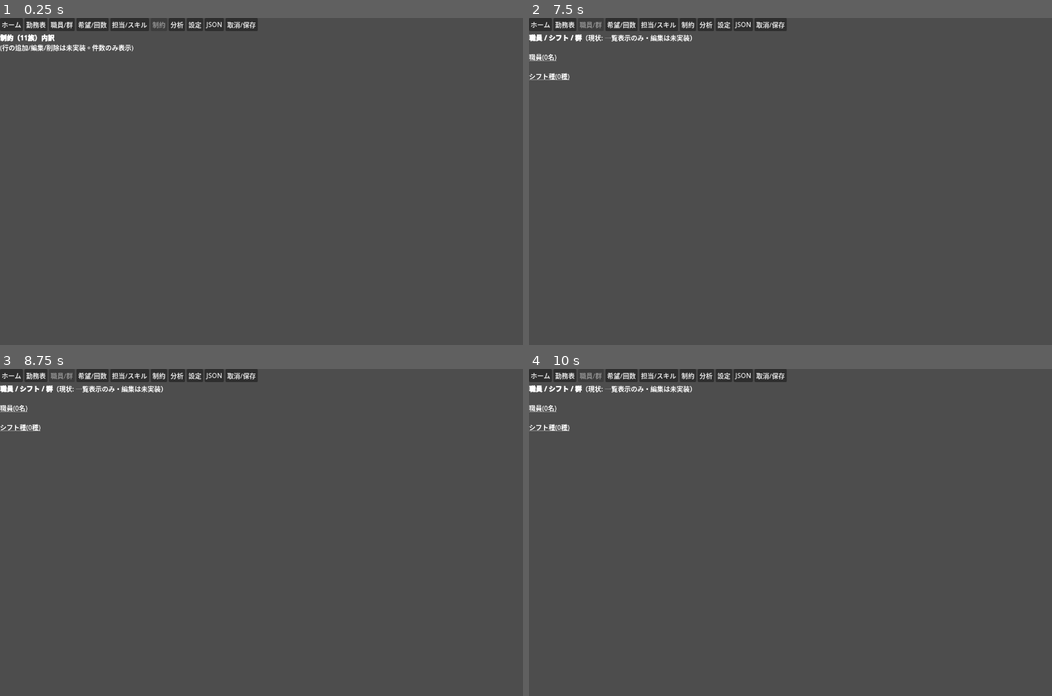
Above: before the commit, frames 1-4 (two rows, left to right).
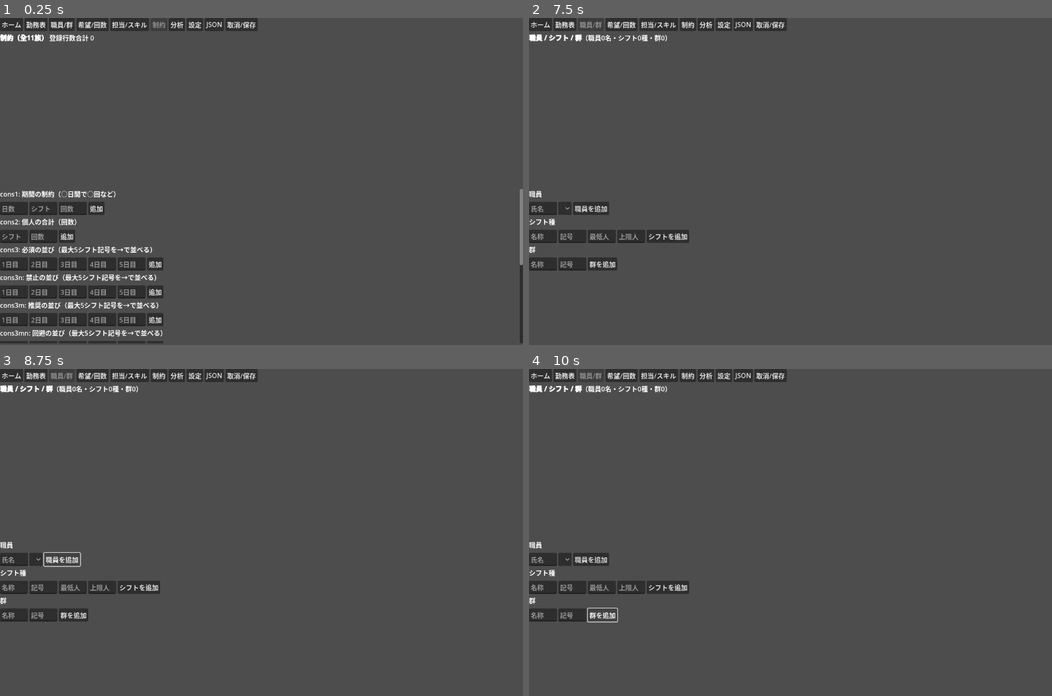
Above: after the commit, the same moments.

Repository: ichirocc/MAGI-Godot
Game: Godot game, scene res://scenes/Constraints.tscn
The game is run twice, just before and just after one commit, with the same random seed, the same clock (stepped at 60 frames per second) and the same inputs. This scene is started directly instead of the project's main scene.
Inputs (mouse positions are in pixels of both pictures, inside the frame that each line leads up to):
- Up to frame 1 (0.25 s): no input
- Up to frame 2 (7.5 s): click (623, 207) at 0.5 s, where only the run after the commit has a clickable "追加"; click (596, 237) at 1.25 s, where only the run after the commit has a clickable "追加"; click (685, 263) at 2 s, where only the run after the commit has a clickable "追加"; click (685, 292) at 2.75 s, where only the run after the commit has a clickable "追加"; click (685, 318) at 3.5 s, where only the run after the commit has a clickable "追加"; click "ホーム" at 4.25 s; click "保存" at 5 s; click "勤務表" at 5.75 s; click "ホーム" at 6.5 s; click "職員/群" at 7.25 s
- Up to frame 3 (8.75 s): click (62, 558) at 8 s, where only the run after the commit has a clickable "職員を追加"
- Up to frame 4 (10 s): click (670, 588) at 8.75 s, where only the run after the commit has a clickable "シフトを追加"; click (602, 614) at 9.5 s, where only the run after the commit has a clickable "群を追加"

The runs differ from the first frame. In frame 1, 7.0% of the frame differs, in the area x 0-100%, y 5-100%; in frame 2, 2.7%; in frame 3, 2.7%; in frame 4, 2.6%.

Commit message:
Godotブリッジ層の照合とB1/B2/B3画面の構造編集を実装
タスクA: MagiBridgeのトークン設計・同期dispatchによる順序保証・単一真実源・
ログ出力は問題なし（既存実装のまま）と確認。3画面分の構造編集opがMagiOpWhitelistに
未収載だった点のみ本コミットで解消。

タスクB: MagiOpWhitelist/MagiBridgeへws1系(職員/シフト/群のCRUD・並び替え)・
addCons系/updateConstraint/removeConstraint(制約11族)・群×シフトのcanDo/apt・
スキル区分CRUDを追加。snapshot()にMagiState生値のstructureキーを追加し、
StaffGroupsShifts.gd/AptSkills.gd/Constraints.gdを読み取り専用プレースホルダから
実dispatchする構造編集画面へ更新。並び替えは片手一本指方針により上下ボタン。
既存v6/重み/MagiViewModelは無変更。tools/host/hosttest.shで773テスト成功、
tools/godot-ui-check.shで13ファイルの静的チェック成功。

Co-Authored-By: Claude Sonnet 5 <noreply@anthropic.com>
Claude-Session: https://claude.ai/code/session_01CFuPm4rhq1ZVwja79wwEpH

Diff:
--- a/godot/scripts/screens/AptSkills.gd
+++ b/godot/scripts/screens/AptSkills.gd
@@ -1,12 +1,121 @@
 extends "res://scripts/screens/base_screen.gd"
-## 担当とスキル管理: [未実装/読み取り専用] canDo/apt目標の一覧表示のみ。編集は未実装
-## （群単位apt目標・担当可否の書き換えは別途 dispatch op の追加が必要）。
+## 担当とスキル管理。
+## canDo(担当可否)とapt(適切回数目標)はエンジン仕様上「群×シフト」単位（groupShift/groupShiftApt。
+## 個人単位のデータは存在しない＝docs/data-models.mdに項目なし・CLAUDE.md「存在しない項目を創作しない」）。
+## 職員側は所属群の変更(職員/シフト/群管理画面)とスキル区分の割当のみここで扱う。
+
+var _canDo_box: GridContainer
+var _apt_box: GridContainer
+var _skillgroup_box: VBoxContainer
+var _staffskill_box: VBoxContainer
+var _skillgroup_name_new: LineEdit
+var _skillgroup_kigou_new: LineEdit
 
 func _ready() -> void:
 	tab_key = "skills"
 	super._ready()
 
+func build_actions(_bar: HBoxContainer) -> void:
+	var scroll := ScrollContainer.new()
+	scroll.size_flags_vertical = Control.SIZE_EXPAND_FILL
+	scroll.horizontal_scroll_mode = ScrollContainer.SCROLL_MODE_AUTO
+	var root := VBoxContainer.new()
+	scroll.add_child(root)
+	$VBox.add_child(scroll)
+	$VBox.move_child(scroll, $VBox.get_children().find($VBox/Content) + 1)
+
+	root.add_child(_lbl("担当可否（群 × シフト。タップで切替）"))
+	_canDo_box = GridContainer.new(); root.add_child(_canDo_box)
+
+	root.add_child(_lbl("適切回数 apt（群 × シフト。空欄=目標なし）"))
+	_apt_box = GridContainer.new(); root.add_child(_apt_box)
+
+	root.add_child(_lbl("スキル区分"))
+	_skillgroup_box = VBoxContainer.new(); root.add_child(_skillgroup_box)
+	var sg_add := HBoxContainer.new()
+	_skillgroup_name_new = LineEdit.new(); _skillgroup_name_new.placeholder_text = "名称"; sg_add.add_child(_skillgroup_name_new)
+	_skillgroup_kigou_new = LineEdit.new(); _skillgroup_kigou_new.placeholder_text = "記号"; sg_add.add_child(_skillgroup_kigou_new)
+	var sg_add_btn := Button.new(); sg_add_btn.text = "スキル区分を追加"
+	sg_add_btn.pressed.connect(func():
+		run_op("addSkillGroup", {"name": _skillgroup_name_new.text, "kigou": _skillgroup_kigou_new.text})
+		_skillgroup_name_new.text = ""; _skillgroup_kigou_new.text = "")
+	sg_add.add_child(sg_add_btn)
+	root.add_child(sg_add)
+
+	root.add_child(_lbl("職員のスキル区分割当"))
+	_staffskill_box = VBoxContainer.new(); root.add_child(_staffskill_box)
+
+func _lbl(t: String) -> Label:
+	var l := Label.new(); l.text = t
+	return l
+
 func render(state: Dictionary) -> void:
-	var lines := ["[b]担当・スキル[/b]", "(読み取り専用: canDo/適切回数目標の編集は未実装)"]
-	lines.append("職員 %d 名 / シフト種 %d" % [state.get("staff", 0), state.get("shifts", 0)])
-	$VBox/Content.text = "\n".join(lines)
+	var structure: Dictionary = state.get("structure", {})
+	var shifts: Array = structure.get("shifts", [])
+	var groups: Array = structure.get("groups", [])
+	var staff: Array = structure.get("staff", [])
+	var skillGroups: Array = structure.get("skillGroups", [])
+	var groupShift: Array = structure.get("groupShift", [])
+	var groupShiftApt: Array = structure.get("groupShiftApt", [])
+	$VBox/Content.text = "[b]担当・スキル[/b] 群%d x シフト%d / スキル区分%d" % [groups.size(), shifts.size(), skillGroups.size()]
+	if _canDo_box == null:
+		return
+
+	_canDo_box.columns = shifts.size() + 1
+	for c in _canDo_box.get_children(): c.queue_free()
+	_canDo_box.add_child(Label.new())
+	for k in range(shifts.size()):
+		_canDo_box.add_child(_lbl(str(shifts[k].get("kigou", k))))
+	for g in range(groups.size()):
+		_canDo_box.add_child(_lbl(str(groups[g].get("name", g))))
+		var row: Array = groupShift[g] if g < groupShift.size() else []
+		for k in range(shifts.size()):
+			var on: bool = (k < row.size() and int(row[k]) != 0)
+			var btn := Button.new(); btn.text = ("○" if on else "×"); btn.toggle_mode = true; btn.button_pressed = on
+			btn.pressed.connect(func(): run_op("ws1SetGroupShift", {"g": g, "k": k, "allowed": not on}))
+			_canDo_box.add_child(btn)
+
+	_apt_box.columns = shifts.size() + 1
+	for c in _apt_box.get_children(): c.queue_free()
+	_apt_box.add_child(Label.new())
+	for k in range(shifts.size()):
+		_apt_box.add_child(_lbl(str(shifts[k].get("kigou", k))))
+	for g in range(groups.size()):
+		_apt_box.add_child(_lbl(str(groups[g].get("name", g))))
+		var row: Array = groupShiftApt[g] if g < groupShiftApt.size() else []
+		for k in range(shifts.size()):
+			var v := str(row[k]) if k < row.size() else ""
+			var edit := LineEdit.new(); edit.text = v; edit.custom_minimum_size = Vector2(48, 0)
+			edit.text_submitted.connect(func(_t): run_op("ws1SetGroupApt", {"g": g, "k": k, "value": edit.text}))
+			_apt_box.add_child(edit)
+
+	for c in _skillgroup_box.get_children(): c.queue_free()
+	for g in range(skillGroups.size()):
+		_skillgroup_box.add_child(_skillgroup_row(g, skillGroups[g]))
+
+	for c in _staffskill_box.get_children(): c.queue_free()
+	for i in range(staff.size()):
+		_staffskill_box.add_child(_staff_skill_row(i, staff[i], skillGroups))
+
+func _skillgroup_row(g: int, sg: Dictionary) -> Control:
+	var row := HBoxContainer.new()
+	var name_edit := LineEdit.new(); name_edit.text = str(sg.get("name", "")); row.add_child(name_edit)
+	var kigou_edit := LineEdit.new(); kigou_edit.text = str(sg.get("kigou", "")); row.add_child(kigou_edit)
+	var save := Button.new(); save.text = "保存"
+	save.pressed.connect(func(): run_op("editSkillGroup", {"g": g, "name": name_edit.text, "kigou": kigou_edit.text}))
+	row.add_child(save)
+	var del := Button.new(); del.text = "削除"
+	del.pressed.connect(func(): run_op("removeSkillGroup", {"g": g}))
+	row.add_child(del)
+	return row
+
+func _staff_skill_row(i: int, s: Dictionary, skillGroups: Array) -> Control:
+	var row := HBoxContainer.new()
+	row.add_child(_lbl(str(s.get("name", i))))
+	var opt := OptionButton.new()
+	for g in range(skillGroups.size()):
+		opt.add_item(str(skillGroups[g].get("name", g)), g)
+	opt.select(int(s.get("skillIdx", 0)))
+	opt.item_selected.connect(func(_idx): run_op("setStaffSkill", {"i": i, "skillIdx": opt.get_selected_id()}))
+	row.add_child(opt)
+	return row
--- a/godot/scripts/screens/Constraints.gd
+++ b/godot/scripts/screens/Constraints.gd
@@ -1,15 +1,143 @@
 extends "res://scripts/screens/base_screen.gd"
-## 制約編集(全11制約族: c1/c2/c3系/c41/c42/covU/covO/low/high/apt/fair/weekly/pref/groupViol)。
-## [未実装/読み取り専用] 現状はbreakdownの内訳数値のみ表示。各族の行編集(MagiViewModelConstraints.kt
-## の追加/削除/更新)はop許可リストへの追加が必要（重み自体は変更しない=CLAUDE.md方針を維持）。
+## 制約編集: 一覧の追加/編集/削除に対応する族は cons1/cons2/cons3系4種/cons3w/cons41/cons42/cons41s/cons42s
+## の11族（ConstraintEditor.ktが扱う範囲＝行として登録するもの）。covU/covO/low/high/apt/fair/weekly/
+## pref/groupVioは行の追加/削除対象ではなく評価結果（breakdown）としてのみ表示する。
+
+const PATTERN_FAMS := ["cons3", "cons3n", "cons3m", "cons3mn"]
+
+var _sections: Dictionary = {}  # family -> VBoxContainer
+var _breakdown_label: RichTextLabel
 
 func _ready() -> void:
 	tab_key = "constraints"
 	super._ready()
 
+func _lbl(t: String) -> Label:
+	var l := Label.new(); l.text = t
+	return l
+
+func build_actions(_bar: HBoxContainer) -> void:
+	var scroll := ScrollContainer.new()
+	scroll.size_flags_vertical = Control.SIZE_EXPAND_FILL
+	var root := VBoxContainer.new()
+	scroll.add_child(root)
+	$VBox.add_child(scroll)
+	$VBox.move_child(scroll, $VBox.get_children().find($VBox/Content) + 1)
+
+	_add_family_section(root, "cons1", "cons1: 期間の制約（○日間で○回など）",
+		["日数", "シフト記号", "回数"], "addCons1", ["day1", "shiftKigou", "day2"])
+	_add_family_section(root, "cons2", "cons2: 個人の合計（回数）",
+		["シフト記号", "回数"], "addCons2", ["shiftKigou", "count"])
+	for fam in PATTERN_FAMS:
+		_add_pattern_section(root, fam)
+	_add_family_section(root, "cons3w", "cons3w: 希望の前日に禁止（必ず守る）",
+		["希望シフト記号", "前日禁止シフト記号"], "addCons3w", ["wishKigou", "prevKigou"])
+	_add_family_section(root, "cons41", "cons41: 群のレンジ（1日の人数の下限〜上限）",
+		["群記号", "シフト記号", "下限", "上限"], "addCons41", ["groupKigou", "shiftKigou", "l", "u"])
+	_add_family_section(root, "cons42", "cons42: 群ペア禁止（同じ日に不可）",
+		["群1記号", "群2記号", "シフト1記号", "シフト2記号"], "addCons42", ["g1", "g2", "s1", "s2"])
+	_add_family_section(root, "cons41s", "cons41s: スキル群のレンジ",
+		["スキル群記号", "シフト記号", "下限", "上限"], "addCons41s", ["groupKigou", "shiftKigou", "l", "u"])
+	_add_family_section(root, "cons42s", "cons42s: スキル群ペア禁止",
+		["スキル群1記号", "スキル群2記号", "シフト1記号", "シフト2記号"], "addCons42s", ["g1", "g2", "s1", "s2"])
+
+	root.add_child(_lbl("その他のSOFT/HARD違反内訳（covU/covO/low/high/apt/fair/weekly/pref/groupViol。行編集は無し・評価結果のみ）"))
+	_breakdown_label = RichTextLabel.new(); _breakdown_label.fit_content = true; _breakdown_label.bbcode_enabled = true
+	root.add_child(_breakdown_label)
+
+func _add_family_section(root: VBoxContainer, fam: String, title: String, field_labels: Array, add_op: String, add_keys: Array) -> void:
+	root.add_child(_lbl(title))
+	var box := VBoxContainer.new(); root.add_child(box)
+	_sections[fam] = box
+	var add_row := HBoxContainer.new()
+	var edits: Array = []
+	for lbl in field_labels:
+		var e := LineEdit.new(); e.placeholder_text = lbl; e.custom_minimum_size = Vector2(64, 0)
+		edits.append(e); add_row.add_child(e)
+	var btn := Button.new(); btn.text = "追加"
+	btn.pressed.connect(func():
+		var args := {}
+		for idx in range(add_keys.size()):
+			args[add_keys[idx]] = edits[idx].text
+		run_op(add_op, args)
+		for e in edits: e.text = "")
+	add_row.add_child(btn)
+	root.add_child(add_row)
+
+func _add_pattern_section(root: VBoxContainer, fam: String) -> void:
+	var jp := {"cons3": "必須の並び", "cons3n": "禁止の並び", "cons3m": "推奨の並び", "cons3mn": "回避の並び"}
+	root.add_child(_lbl("%s: %s（最大5シフト記号を→で並べる）" % [fam, jp.get(fam, fam)]))
+	var box := VBoxContainer.new(); root.add_child(box)
+	_sections[fam] = box
+	var add_row := HBoxContainer.new()
+	var edits: Array = []
+	for i in range(5):
+		var e := LineEdit.new(); e.placeholder_text = "%d日目" % (i + 1); e.custom_minimum_size = Vector2(48, 0)
+		edits.append(e); add_row.add_child(e)
+	var btn := Button.new(); btn.text = "追加"
+	btn.pressed.connect(func():
+		var pat: Array = []
+		for e in edits: pat.append(e.text)
+		run_op("addCons3", {"family": fam, "pattern": pat})
+		for e in edits: e.text = "")
+	add_row.add_child(btn)
+	root.add_child(add_row)
+
 func render(state: Dictionary) -> void:
-	var lines := ["[b]制約（11族）内訳[/b]", "(行の追加/編集/削除は未実装。件数のみ表示)"]
+	var structure: Dictionary = state.get("structure", {})
 	var breakdown: Dictionary = state.get("breakdown", {})
+	var total := 0
+	for fam in ["cons1", "cons2", "cons3", "cons3n", "cons3m", "cons3mn", "cons3w", "cons41", "cons42", "cons41s", "cons42s"]:
+		total += (structure.get(fam, []) as Array).size()
+	$VBox/Content.text = "[b]制約（全11族）[/b] 登録行数合計 %d" % total
+	if _sections.is_empty():
+		return
+
+	_render_simple(structure, "cons1", ["day1", "shiftKigou", "day2"], "addCons1")
+	_render_simple(structure, "cons2", ["shiftKigou", "count"], "addCons2")
+	for fam in PATTERN_FAMS:
+		_render_pattern(structure, fam)
+	_render_simple(structure, "cons3w", ["wishKigou", "prevKigou"], "addCons3w")
+	_render_simple(structure, "cons41", ["groupKigou", "shiftKigou", "l", "u"], "addCons41")
+	_render_simple(structure, "cons42", ["g1Kigou", "s1Kigou", "g2Kigou", "s2Kigou"], "addCons42")
+	_render_simple(structure, "cons41s", ["groupKigou", "shiftKigou", "l", "u"], "addCons41s")
+	_render_simple(structure, "cons42s", ["g1Kigou", "s1Kigou", "g2Kigou", "s2Kigou"], "addCons42s")
+
+	var lines := []
 	for key in breakdown.keys():
-		lines.append("  %s: %s件" % [key, breakdown[key]])
-	$VBox/Content.text = "\n".join(lines)
+		lines.append("%s: %s件" % [key, breakdown[key]])
+	_breakdown_label.text = "\n".join(lines)
+
+func _render_simple(structure: Dictionary, fam: String, keys: Array, _add_op: String) -> void:
+	var box: VBoxContainer = _sections[fam]
+	for c in box.get_children(): c.queue_free()
+	var rows: Array = structure.get(fam, [])
+	for idx in range(rows.size()):
+		box.add_child(_row_generic(fam, idx, keys.map(func(k): return str(rows[idx].get(k, "")))))
+
+func _render_pattern(structure: Dictionary, fam: String) -> void:
+	var box: VBoxContainer = _sections[fam]
+	for c in box.get_children(): c.queue_free()
+	var rows: Array = structure.get(fam, [])
+	for idx in range(rows.size()):
+		var pat: Array = rows[idx]
+		var vals: Array = []
+		for i in range(5): vals.append(str(pat[i]) if i < pat.size() else "")
+		box.add_child(_row_generic(fam, idx, vals))
+
+func _row_generic(fam: String, idx: int, values: Array) -> Control:
+	var row := HBoxContainer.new()
+	var edits: Array = []
+	for v in values:
+		var e := LineEdit.new(); e.text = v; e.custom_minimum_size = Vector2(48, 0)
+		edits.append(e); row.add_child(e)
+	var save := Button.new(); save.text = "保存"
+	save.pressed.connect(func():
+		var vs: Array = []
+		for e in edits: vs.append(e.text)
+		run_op("updateConstraint", {"family": fam, "index": idx, "values": vs}))
+	row.add_child(save)
+	var del := Button.new(); del.text = "削除"
+	del.pressed.connect(func(): run_op("removeConstraint", {"family": fam, "index": idx}))
+	row.add_child(del)
+	return row
--- a/godot/scripts/screens/StaffGroupsShifts.gd
+++ b/godot/scripts/screens/StaffGroupsShifts.gd
@@ -1,22 +1,151 @@
 extends "res://scripts/screens/base_screen.gd"
-## 職員・シフト・群 管理: [未実装/読み取り専用] 一覧表示のみ。
-## 追加/編集/削除/並び替え（MagiViewModelConstraints.kt 相当のCRUD）はop許可リストに未追加＝
-## Kotlin側の対応メソッドをdispatch対象へ広げる作業が別途必要（docs/godot-ui-migration.md参照）。
+## 職員・シフト・群 管理: 追加・編集・削除・並び替え。
+## 片手一本指方針（CLAUDE.md）によりドラッグは使わず、上下移動ボタンで並び替える
+## （3.515.6/3.530.0のドラッグ許可例外＝並び替えの代替手段としてボタンを採用）。
+
+var _staff_box: VBoxContainer
+var _shift_box: VBoxContainer
+var _group_box: VBoxContainer
+var _staff_name_new: LineEdit
+var _staff_group_new: OptionButton
+var _shift_name_new: LineEdit
+var _shift_kigou_new: LineEdit
+var _shift_need1_new: LineEdit
+var _shift_need2_new: LineEdit
+var _group_name_new: LineEdit
+var _group_kigou_new: LineEdit
 
 func _ready() -> void:
 	tab_key = "staff"
 	super._ready()
 
+func build_actions(_bar: HBoxContainer) -> void:
+	var scroll := ScrollContainer.new()
+	scroll.size_flags_vertical = Control.SIZE_EXPAND_FILL
+	scroll.vertical_scroll_mode = ScrollContainer.SCROLL_MODE_AUTO
+	var root := VBoxContainer.new()
+	scroll.add_child(root)
+	$VBox.add_child(scroll)
+	$VBox.move_child(scroll, $VBox.get_children().find($VBox/Content) + 1)
+
+	root.add_child(_section_label("職員"))
+	_staff_box = VBoxContainer.new(); root.add_child(_staff_box)
+	var staff_add := HBoxContainer.new()
+	_staff_name_new = LineEdit.new(); _staff_name_new.placeholder_text = "氏名"; staff_add.add_child(_staff_name_new)
+	_staff_group_new = OptionButton.new(); staff_add.add_child(_staff_group_new)
+	var staff_add_btn := Button.new(); staff_add_btn.text = "職員を追加"
+	staff_add_btn.pressed.connect(func():
+		run_op("ws1AddStaff", {"name": _staff_name_new.text, "groupIdx": max(_staff_group_new.get_selected_id(), 0)})
+		_staff_name_new.text = "")
+	staff_add.add_child(staff_add_btn)
+	root.add_child(staff_add)
+
+	root.add_child(_section_label("シフト種"))
+	_shift_box = VBoxContainer.new(); root.add_child(_shift_box)
+	var shift_add := HBoxContainer.new()
+	_shift_name_new = LineEdit.new(); _shift_name_new.placeholder_text = "名称"; shift_add.add_child(_shift_name_new)
+	_shift_kigou_new = LineEdit.new(); _shift_kigou_new.placeholder_text = "記号"; shift_add.add_child(_shift_kigou_new)
+	_shift_need1_new = LineEdit.new(); _shift_need1_new.placeholder_text = "最低人数"; shift_add.add_child(_shift_need1_new)
+	_shift_need2_new = LineEdit.new(); _shift_need2_new.placeholder_text = "上限人数"; shift_add.add_child(_shift_need2_new)
+	var shift_add_btn := Button.new(); shift_add_btn.text = "シフトを追加"
+	shift_add_btn.pressed.connect(func():
+		run_op("ws1AddShift", {"name": _shift_name_new.text, "kigou": _shift_kigou_new.text, "need1": _shift_need1_new.text, "need2": _shift_need2_new.text})
+		_shift_name_new.text = ""; _shift_kigou_new.text = ""; _shift_need1_new.text = ""; _shift_need2_new.text = "")
+	shift_add.add_child(shift_add_btn)
+	root.add_child(shift_add)
+
+	root.add_child(_section_label("群"))
+	_group_box = VBoxContainer.new(); root.add_child(_group_box)
+	var group_add := HBoxContainer.new()
+	_group_name_new = LineEdit.new(); _group_name_new.placeholder_text = "名称"; group_add.add_child(_group_name_new)
+	_group_kigou_new = LineEdit.new(); _group_kigou_new.placeholder_text = "記号"; group_add.add_child(_group_kigou_new)
+	var group_add_btn := Button.new(); group_add_btn.text = "群を追加"
+	group_add_btn.pressed.connect(func():
+		run_op("ws1AddGroup", {"name": _group_name_new.text, "kigou": _group_kigou_new.text})
+		_group_name_new.text = ""; _group_kigou_new.text = "")
+	group_add.add_child(group_add_btn)
+	root.add_child(group_add)
+
+func _section_label(t: String) -> Label:
+	var l := Label.new(); l.text = t
+	return l
+
 func render(state: Dictionary) -> void:
-	var lines := ["[b]職員 / シフト / 群[/b]（現状: 一覧表示のみ・編集は未実装）", ""]
-	lines.append("[u]職員(%d名)[/u]" % state.get("staff", 0))
-	var names: Array = state.get("staffNames", [])
-	var groupSymbols: Array = state.get("staffGroupSymbols", [])
-	for i in range(names.size()):
-		lines.append("  %d: %s  群=%s" % [i, names[i], (groupSymbols[i] if i < groupSymbols.size() else "")])
-	lines.append("")
-	lines.append("[u]シフト種(%d種)[/u]" % state.get("shifts", 0))
-	var symbols: Array = state.get("shiftSymbols", [])
-	for k in range(symbols.size()):
-		lines.append("  %d: %s" % [k, symbols[k]])
-	$VBox/Content.text = "\n".join(lines)
+	var structure: Dictionary = state.get("structure", {})
+	var staff: Array = structure.get("staff", [])
+	var shifts: Array = structure.get("shifts", [])
+	var groups: Array = structure.get("groups", [])
+	$VBox/Content.text = "[b]職員 / シフト / 群[/b]（職員%d名・シフト%d種・群%d）" % [staff.size(), shifts.size(), groups.size()]
+	if _staff_box == null:
+		return  # build_actions未実行（初回render前）
+
+	_staff_group_new.clear()
+	for g in range(groups.size()):
+		_staff_group_new.add_item(str(groups[g].get("name", g)), g)
+
+	for c in _staff_box.get_children(): c.queue_free()
+	for i in range(staff.size()):
+		_staff_box.add_child(_staff_row(i, staff[i], groups, staff.size()))
+
+	for c in _shift_box.get_children(): c.queue_free()
+	for k in range(shifts.size()):
+		_shift_box.add_child(_shift_row(k, shifts[k], shifts.size()))
+
+	for c in _group_box.get_children(): c.queue_free()
+	for g in range(groups.size()):
+		_group_box.add_child(_group_row(g, groups[g], groups.size()))
+
+func _move_buttons(idx: int, count: int, op: String) -> Control:
+	var box := HBoxContainer.new()
+	var up := Button.new(); up.text = "↑"; up.disabled = (idx == 0)
+	up.pressed.connect(func(): run_op(op, {"from": idx, "to": idx - 1}))
+	box.add_child(up)
+	var down := Button.new(); down.text = "↓"; down.disabled = (idx == count - 1)
+	down.pressed.connect(func(): run_op(op, {"from": idx, "to": idx + 1}))
+	box.add_child(down)
+	return box
+
+func _staff_row(i: int, s: Dictionary, groups: Array, count: int) -> Control:
+	var row := HBoxContainer.new()
+	var name_edit := LineEdit.new(); name_edit.text = str(s.get("name", "")); row.add_child(name_edit)
+	var group_opt := OptionButton.new()
+	for g in range(groups.size()):
+		group_opt.add_item(str(groups[g].get("name", g)), g)
+	group_opt.select(int(s.get("groupIdx", 0)))
+	row.add_child(group_opt)
+	var save := Button.new(); save.text = "保存"
+	save.pressed.connect(func(): run_op("ws1EditStaff", {"i": i, "name": name_edit.text, "groupIdx": group_opt.get_selected_id()}))
+	row.add_child(save)
+	row.add_child(_move_buttons(i, count, "ws1MoveStaffTo"))
+	var del := Button.new(); del.text = "削除"
+	del.pressed.connect(func(): run_op("ws1RemoveStaff", {"i": i}))
+	row.add_child(del)
+	return row
+
+func _shift_row(k: int, sh: Dictionary, count: int) -> Control:
+	var row := HBoxContainer.new()
+	var name_edit := LineEdit.new(); name_edit.text = str(sh.get("name", "")); row.add_child(name_edit)
+	var kigou_edit := LineEdit.new(); kigou_edit.text = str(sh.get("kigou", "")); row.add_child(kigou_edit)
+	var need1_edit := LineEdit.new(); need1_edit.text = str(sh.get("need1", "")); row.add_child(need1_edit)
+	var need2_edit := LineEdit.new(); need2_edit.text = str(sh.get("need2", "")); row.add_child(need2_edit)
+	var save := Button.new(); save.text = "保存"
+	save.pressed.connect(func(): run_op("ws1EditShift", {"k": k, "name": name_edit.text, "kigou": kigou_edit.text, "need1": need1_edit.text, "need2": need2_edit.text}))
+	row.add_child(save)
+	row.add_child(_move_buttons(k, count, "ws1MoveShiftTo"))
+	var del := Button.new(); del.text = "削除"
+	del.pressed.connect(func(): run_op("ws1RemoveShift", {"k": k}))
+	row.add_child(del)
+	return row
+
+func _group_row(g: int, gr: Dictionary, count: int) -> Control:
+	var row := HBoxContainer.new()
+	var name_edit := LineEdit.new(); name_edit.text = str(gr.get("name", "")); row.add_child(name_edit)
+	var kigou_edit := LineEdit.new(); kigou_edit.text = str(gr.get("kigou", "")); row.add_child(kigou_edit)
+	var save := Button.new(); save.text = "保存"
+	save.pressed.connect(func(): run_op("ws1EditGroup", {"g": g, "name": name_edit.text, "kigou": kigou_edit.text}))
+	row.add_child(save)
+	row.add_child(_move_buttons(g, count, "ws1MoveGroupTo"))
+	var del := Button.new(); del.text = "削除"
+	del.pressed.connect(func(): run_op("ws1RemoveGroup", {"g": g}))
+	row.add_child(del)
+	return row
Not shown, changed: app/src/main/java/com/magi/app/godot/MagiBridge.kt
Not shown, changed: app/src/main/java/com/magi/app/godot/MagiOpWhitelist.kt
Not shown, changed: docs/godot-ui-migration.md
